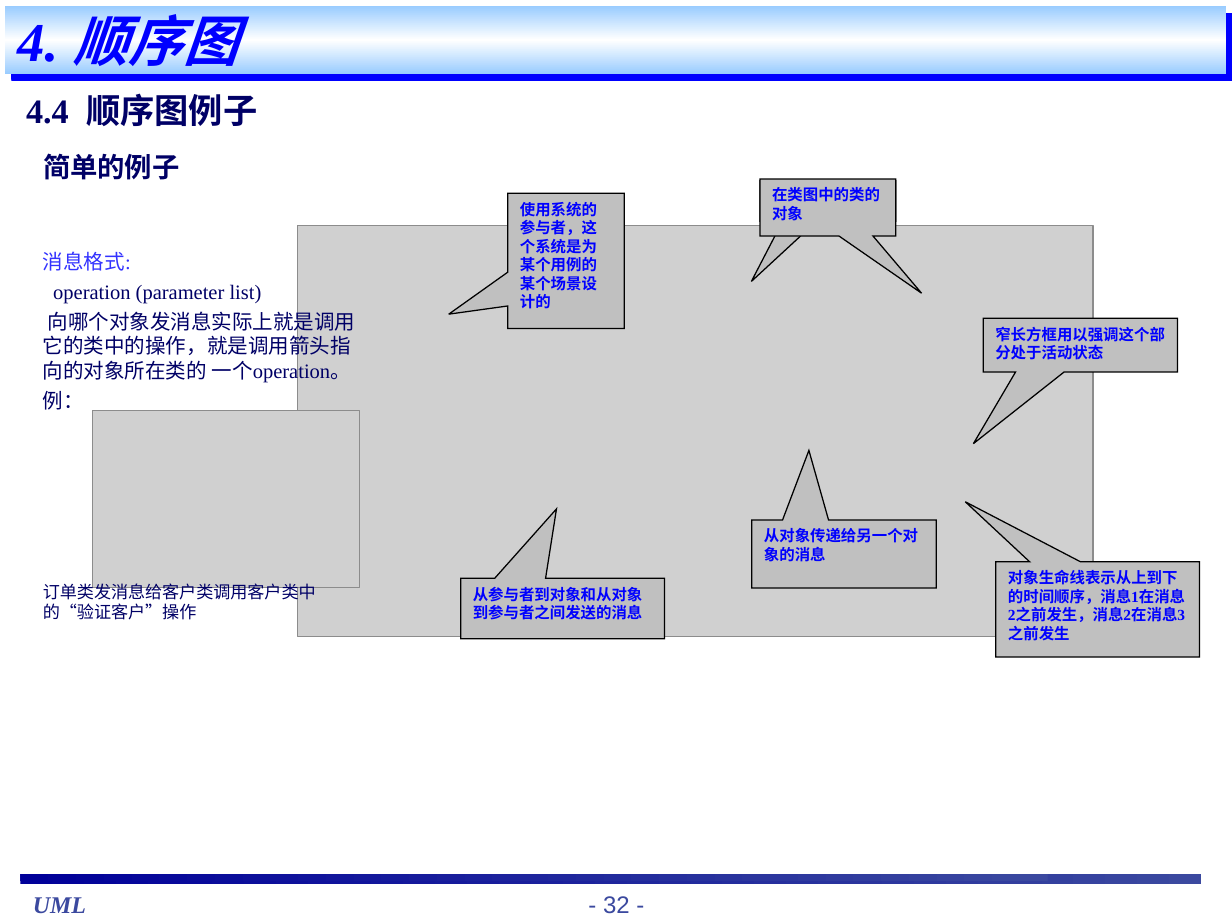
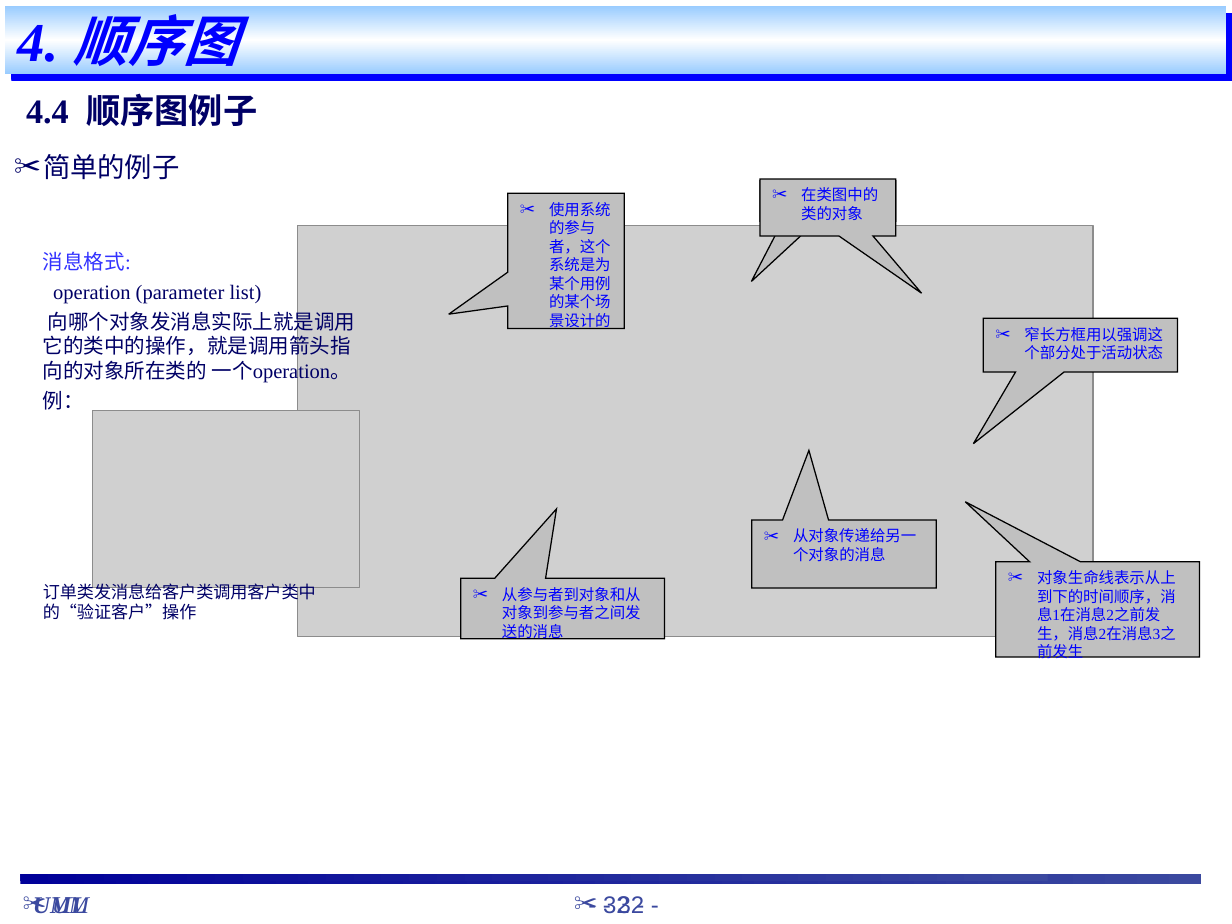
Before and after one commit to hfpf/Note, a slide deck: slide 32 of UML/staruml_教程.ppt. Drawn at 1232x924 pixels with LibreOffice and Linux fonts; fonts in the diff are those of the drawing; grey boxes stand for pictures. Boxes give left, top, right and bottom in pixels: in the first picture for what was removed or moved away, otherwise in the second. Text is boxed around its words. In the diff, an @@ line names an element or a change of style, - is before the commit and + after.

```diff
--- a/UML/staruml_教程.ppt
+++ b/UML/staruml_教程.ppt
@@ bold off; bullet none to ✂ in 8 elements at (x1=43, y1=154, x2=180, y2=180), (x1=461, y1=578, x2=664, y2=638), (x1=752, y1=520, x2=936, y2=588), (x1=760, y1=179, x2=896, y2=235), (x1=508, y1=193, x2=623, y2=329), (x1=995, y1=562, x2=1199, y2=657), (x1=983, y1=318, x2=1178, y2=372), (x1=11, y1=883, x2=110, y2=924) @@
@@ text "UML" moved from (x1=33, y1=897, x2=86, y2=913) to (x1=11, y1=883, x2=110, y2=924) @@
@@ text added at (x1=33, y1=897, x2=86, y2=914), 14 pt, text #3B499F, bold, italic @@
+UML
@@ page number at (x1=618, y1=896, x2=645, y2=914): bullet none to ✂ @@
@@ page number added at (x1=603, y1=896, x2=630, y2=914), 14 pt, text #3B499F @@
+- 32 -
```
Also in this commit, not shown: 45 other slides changed.
